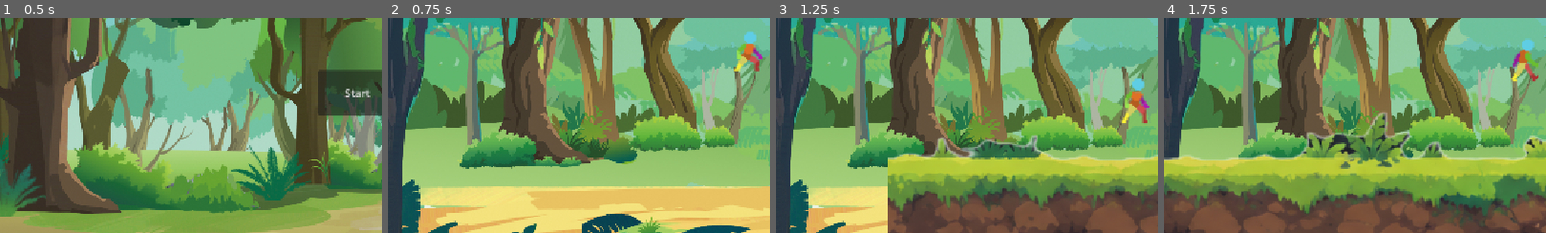
Above: before the commit, frames 1-4 (left to right).
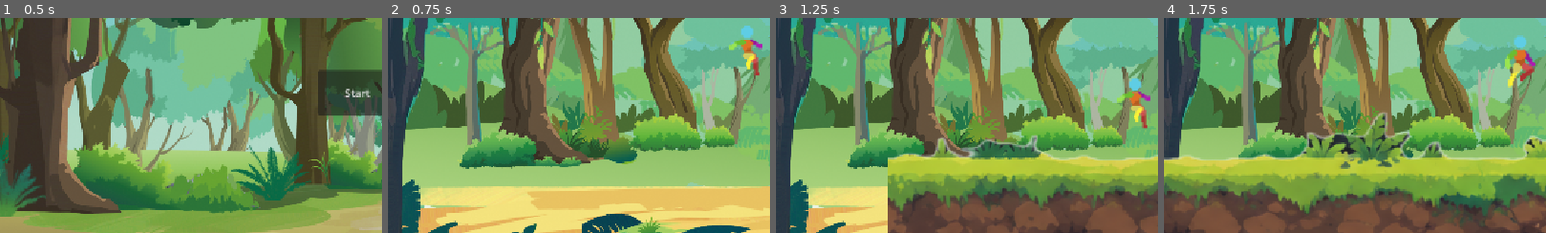
Above: after the commit, the same moments.

Repository: wmas516/SOFTENG700-Guardians-of-the-Forest
Game: Godot game, scene res://main/scenes/Main.tscn
Two runs of this game, one before a commit and one after it. Both use one fixed random seed, a clock stepped at 60 frames per second and the inputs below.
Inputs (mouse positions are % of the whole screen's width and height, from its top left):
- Up to frame 1 (0.5 s): no input
- Up to frame 2 (0.75 s): click "Start" at 0.5 s
- Up to frame 3 (1.25 s): no input
- Up to frame 4 (1.75 s): move the mouse to (72, 45) at 1.27 s; hold D (Right) from 1.28 s (still down); tap C (Damage) at 1.35 s; click (72, 45) at 1.42 s; tap W (Up) at 1.52 s
The pictures show only the part of the screen within x 3-53%, y 44-94%; the shares and areas given below are measured in that part.

Frame 1 is identical in both runs. In frame 2, 1.0% of the frame differs, in the area x 89-98%, y 3-27%; in frame 3, 0.8%; in frame 4, 1.1%, in the area x 89-98%, y 8-33%.

Commit message:
Implemented all animations for player

Diff:
--- a/guardians-of-the-forrest/main/scenes/levels/platforming/Player.tscn
+++ b/guardians-of-the-forrest/main/scenes/levels/platforming/Player.tscn
@@ -100,17 +100,17 @@
 atlas = ExtResource("4_2qfoq")
 region = Rect2(432, 0, 48, 48)
 
+[sub_resource type="AtlasTexture" id="AtlasTexture_qopbr"]
+atlas = ExtResource("5_8xb2h")
+region = Rect2(96, 0, 48, 48)
+
+[sub_resource type="AtlasTexture" id="AtlasTexture_b3jn1"]
+atlas = ExtResource("5_8xb2h")
+region = Rect2(48, 0, 48, 48)
+
 [sub_resource type="AtlasTexture" id="AtlasTexture_8v5aa"]
 atlas = ExtResource("5_8xb2h")
 region = Rect2(0, 0, 48, 48)
-
-[sub_resource type="AtlasTexture" id="AtlasTexture_y7r4v"]
-atlas = ExtResource("5_8xb2h")
-region = Rect2(48, 0, 48, 48)
-
-[sub_resource type="AtlasTexture" id="AtlasTexture_wos2e"]
-atlas = ExtResource("5_8xb2h")
-region = Rect2(96, 0, 48, 48)
 
 [sub_resource type="AtlasTexture" id="AtlasTexture_wse5h"]
 atlas = ExtResource("6_gdtdr")
@@ -253,16 +253,26 @@
 }, {
 "frames": [{
 "duration": 1.0,
+"texture": SubResource("AtlasTexture_qopbr")
+}],
+"loop": true,
+"name": &"jump-down",
+"speed": 5.0
+}, {
+"frames": [{
+"duration": 1.0,
+"texture": SubResource("AtlasTexture_b3jn1")
+}],
+"loop": true,
+"name": &"jump-top",
+"speed": 5.0
+}, {
+"frames": [{
+"duration": 1.0,
 "texture": SubResource("AtlasTexture_8v5aa")
-}, {
-"duration": 1.0,
-"texture": SubResource("AtlasTexture_y7r4v")
-}, {
-"duration": 1.0,
-"texture": SubResource("AtlasTexture_wos2e")
 }],
 "loop": false,
-"name": &"jump",
+"name": &"jump-up",
 "speed": 12.0
 }, {
 "frames": [{
@@ -325,7 +335,7 @@
 [node name="AnimatedSprite2D" type="AnimatedSprite2D" parent="." unique_id=1068237543]
 position = Vector2(-0.7571425, 0.7571424)
 sprite_frames = SubResource("SpriteFrames_3vyb7")
-animation = &"land"
+animation = &"jump-down"
 
 [node name="BaseShape" type="CollisionShape2D" parent="." unique_id=2079283681]
 position = Vector2(-1, 2.5)
--- a/guardians-of-the-forrest/main/scripts/src/main/platforming/Player.gd
+++ b/guardians-of-the-forrest/main/scripts/src/main/platforming/Player.gd
@@ -25,6 +25,7 @@
 # Animation Assistance Variables
 var is_hurt: bool = false
 var was_on_floor: bool = false
+var is_landing: bool = false
 
 func _physics_process(delta: float) -> void:
 	if dashing:
@@ -51,6 +52,7 @@
 			velocity.x = direction * speed
 
 	move_and_slide()
+	check_landing()
 	update_animation(direction)
 	handle_collisions()
 
@@ -63,20 +65,30 @@
 			take_damage(get_slide_collision(i))
 
 func take_damage(collision: KinematicCollision2D) -> void:
+	is_hurt = true
 	PlayerData.take_damage(10)
 	apply_knockback(collision.get_normal())
 	start_invincibility(1)
+	animated_sprite.play("hurt")
+	await animated_sprite.animation_finished
+	is_hurt = false
 
 
 func update_animation(direction):
-	if not was_on_floor and is_on_floor():
-		if is_hurt or dashing:
-			return
-		animated_sprite.play("land")
-		await animated_sprite.animation_finished
+	if is_hurt or is_landing: return
 
 	if dashing:
 		animated_sprite.play("dash")
+		return
+
+	if not is_on_floor():
+		print(velocity.y)
+		if velocity.y < -25:
+			animated_sprite.play("jump-up")
+		elif -25 < velocity.y and velocity.y < 25:
+			animated_sprite.play("jump-top")
+		else:
+			animated_sprite.play("jump-down")
 		return
 
 	if direction == 0:
@@ -84,6 +96,12 @@
 	else:
 		animated_sprite.play("run")
 
+func check_landing() -> void:
+	if not was_on_floor and is_on_floor() and not is_landing:
+		is_landing = true
+		animated_sprite.play("land")
+		await animated_sprite.animation_finished
+		is_landing = false
 	was_on_floor = is_on_floor()
 
 func start_invincibility(duration: float) -> void:
